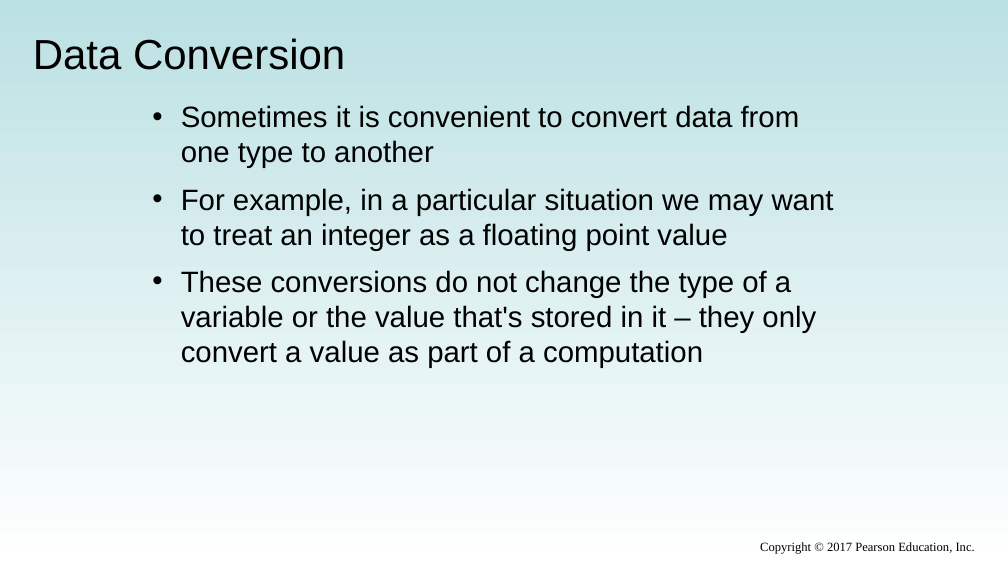
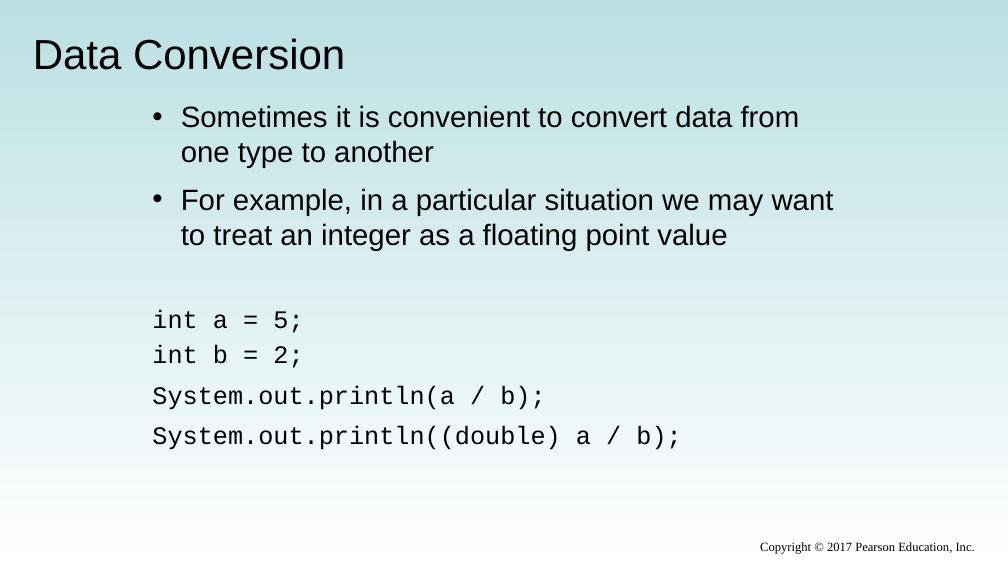
Before and after one commit to xiaoleibi/DMU26, a slide deck: slide 44 of ppt/Uge38 Datatype og expression (1).pptx (slide 43 before the commit). Drawn at 1008x567 pixels with LibreOffice and Linux fonts; fonts in the diff are those of the drawing. Boxes give left, top, right and bottom in pixels: in the first picture for what was removed or moved away, otherwise in the second. Text is boxed around its words. In the diff, an @@ line names an element or a change of style, - is before the commit and + after.

```diff
--- a/ppt/Uge38 Datatype og expression (1).pptx
+++ b/ppt/Uge38 Datatype og expression (1).pptx
@@ text at <box>152,310,681,450</box>: text changed; size 28 to 24 pt; font Arial to Courier New @@
-• These conversions do not change the type of a variable or the value that's stored in it – they only convert a value as part of a computation
+int a = 5;
+int b = 2;
+System.out.println(a / b);
+System.out.println((double) a / b);
```
Also in this commit, not shown: 9 other slides changed, 2 slides added, 4 slides removed.
